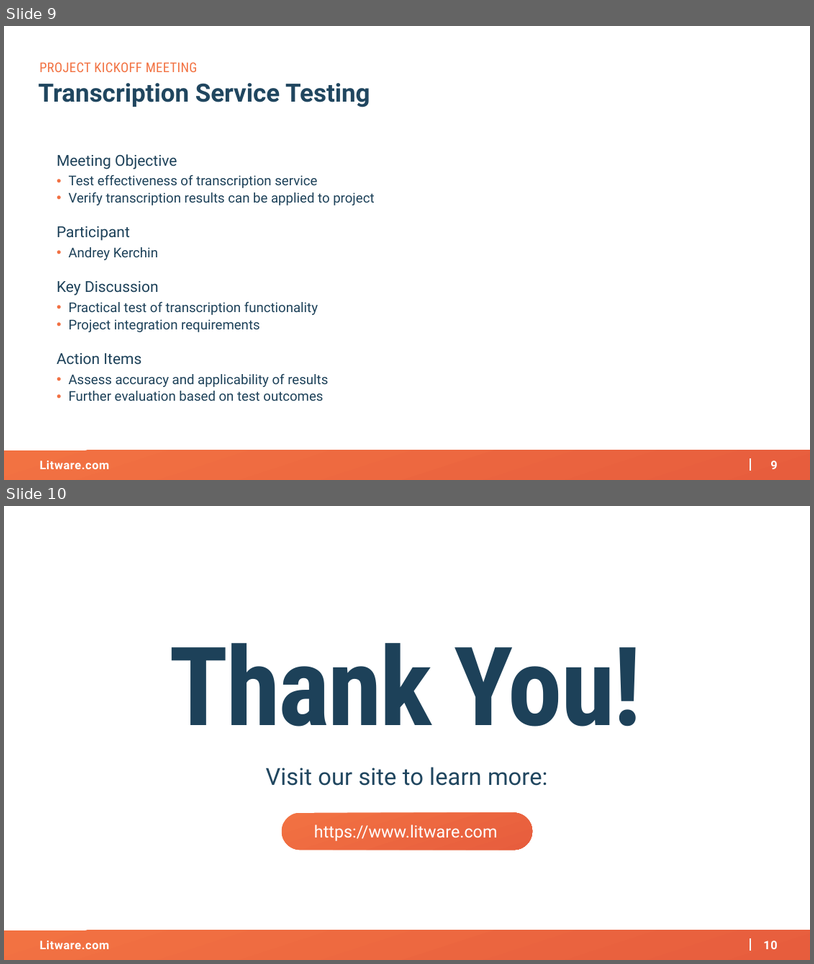
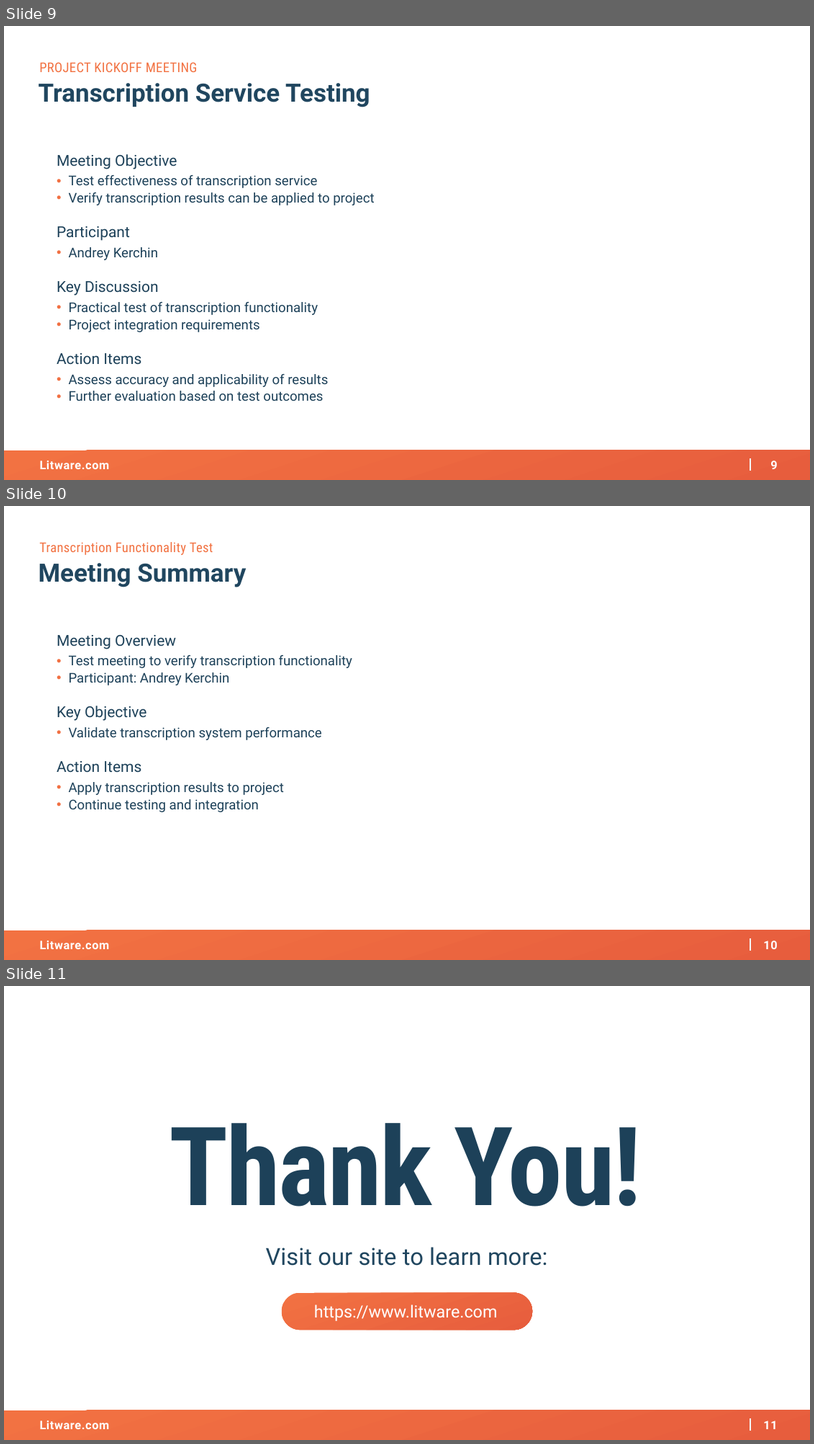
Before and after one commit to AKercha1/justtemporary, a slide deck: someproject/artifacts/kickoff-deck.pptx. Shown one above the other, each under a label of ours: slides 9 and 10 before the commit, slides 9, 10 and 11 after it. The pictures are 814x964 and 814x1444 pixels, drawn with LibreOffice and Linux fonts; fonts in the diff are those of the drawing; background and template pictures are left out. Boxes give left, top, right and bottom in pixels: in the first picture for what was removed or moved away, otherwise in the second. Text is boxed around its words. In the diff, an @@ line names an element or a change of style, - is before the commit and + after.

Commit message:
[someproject] Update artifacts/kickoff-deck.pptx

```diff
--- a/someproject/artifacts/kickoff-deck.pptx
+++ b/someproject/artifacts/kickoff-deck.pptx
@@ slide 10 added at (4,506,810,960), background #FFFFFF; not listed: 4 template elements that a slide beside it also shows @@
@@ text added at (39,542,214,555), 16 pt, text #F27242 @@
+Transcription Functionality Test
@@ text added at (39,563,246,587), 30 pt, text #20465F, bold @@
+Meeting Summary
@@ text added at (57,635,352,812), 16 pt, text #1D4159 @@
+Meeting Overview
+• Test meeting to verify transcription functionality
+• Participant: Andrey Kerchin
+Key Objective
+• Validate transcription system performance
+Action Items
+• Apply transcription results to project
+• Continue testing and integration
@@ what was slide 10 is now slide 11 @@
@@ page number at (764,1420,777,1429): text changed @@
-10
+11
```
